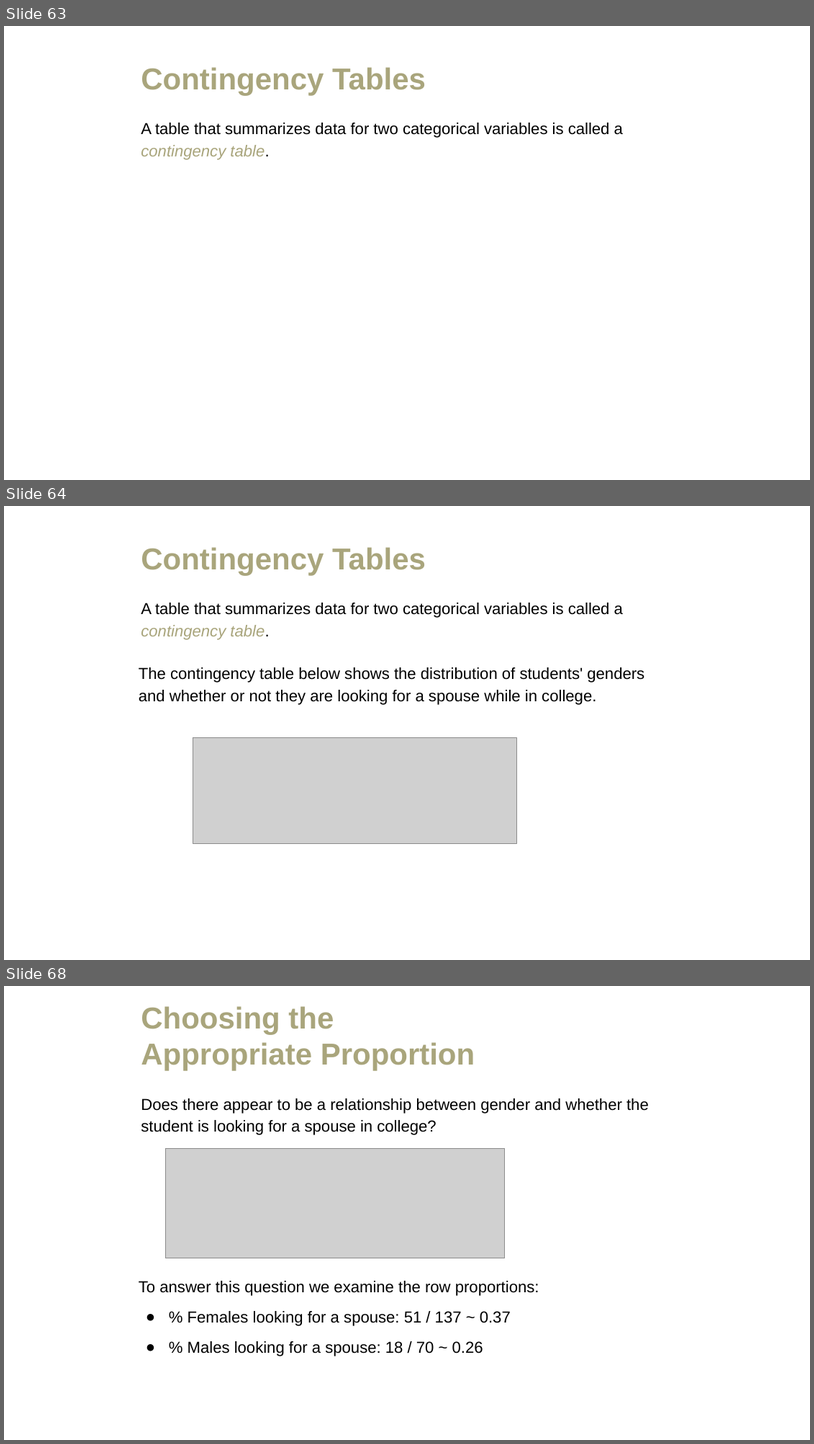
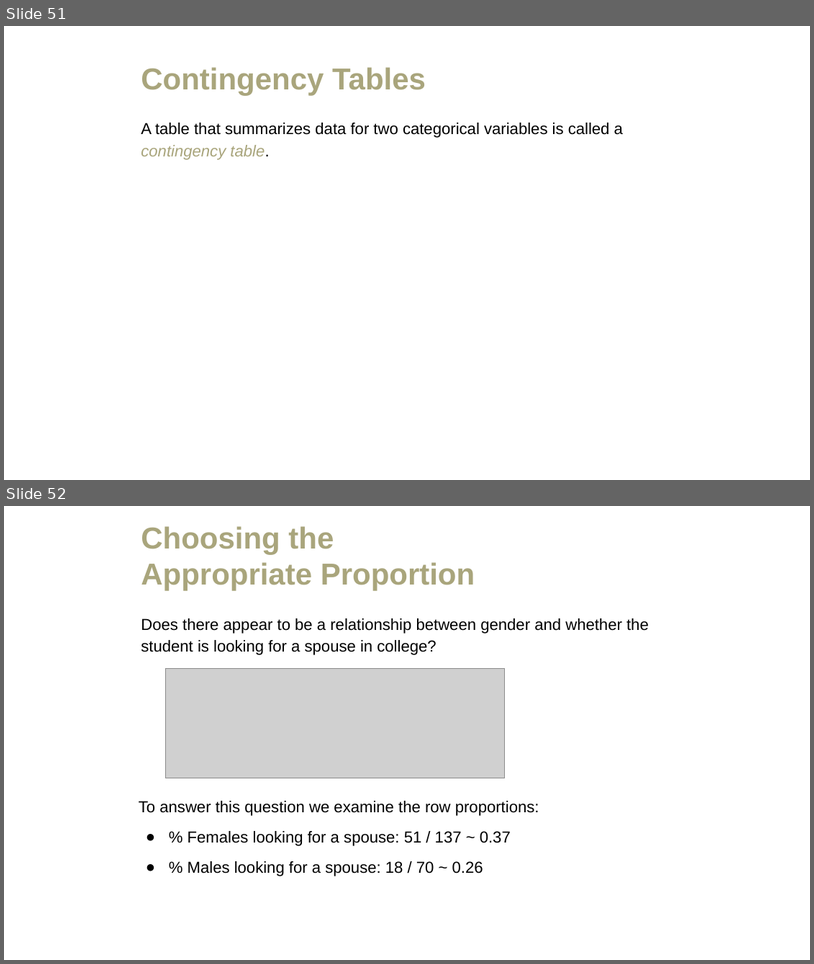
Before and after one commit to amosca01/MATH108-F23, a slide deck: slides/04-summarizing-data.pptx. Shown one above the other, each under a label of ours: slides 63, 64 and 68 before the commit, slides 51 and 52 after it; the slides between them are not shown. The pictures are 814x1444 and 814x964 pixels, drawn with LibreOffice and Linux fonts; fonts in the diff are those of the drawing; grey boxes stand for pictures. Boxes give left, top, right and bottom in pixels: in the first picture for what was removed or moved away, otherwise in the second. Text is boxed around its words. In the diff, an @@ line names an element or a change of style, - is before the commit and + after.

```diff
--- a/slides/04-summarizing-data.pptx
+++ b/slides/04-summarizing-data.pptx
@@ slide 64 removed at (4, 506, 810, 960), background #FFFFFF @@
@@ title removed at (141, 547, 426, 575) @@
-Contingency Tables
@@ text removed at (141, 602, 623, 640) @@
-A table that summarizes data for two categorical variables is called a contingency table.
@@ text removed at (139, 667, 645, 705) @@
-The contingency table below shows the distribution of students' genders and whether or not they are looking for a spouse while in college.
@@ picture removed at (193, 738, 517, 844) @@
@@ what was slide 63 is now slide 51 @@
@@ what was slide 68 is now slide 52 @@
```
Also in this commit, not shown: 1 slide added, 16 other slides removed, 5 other files.
